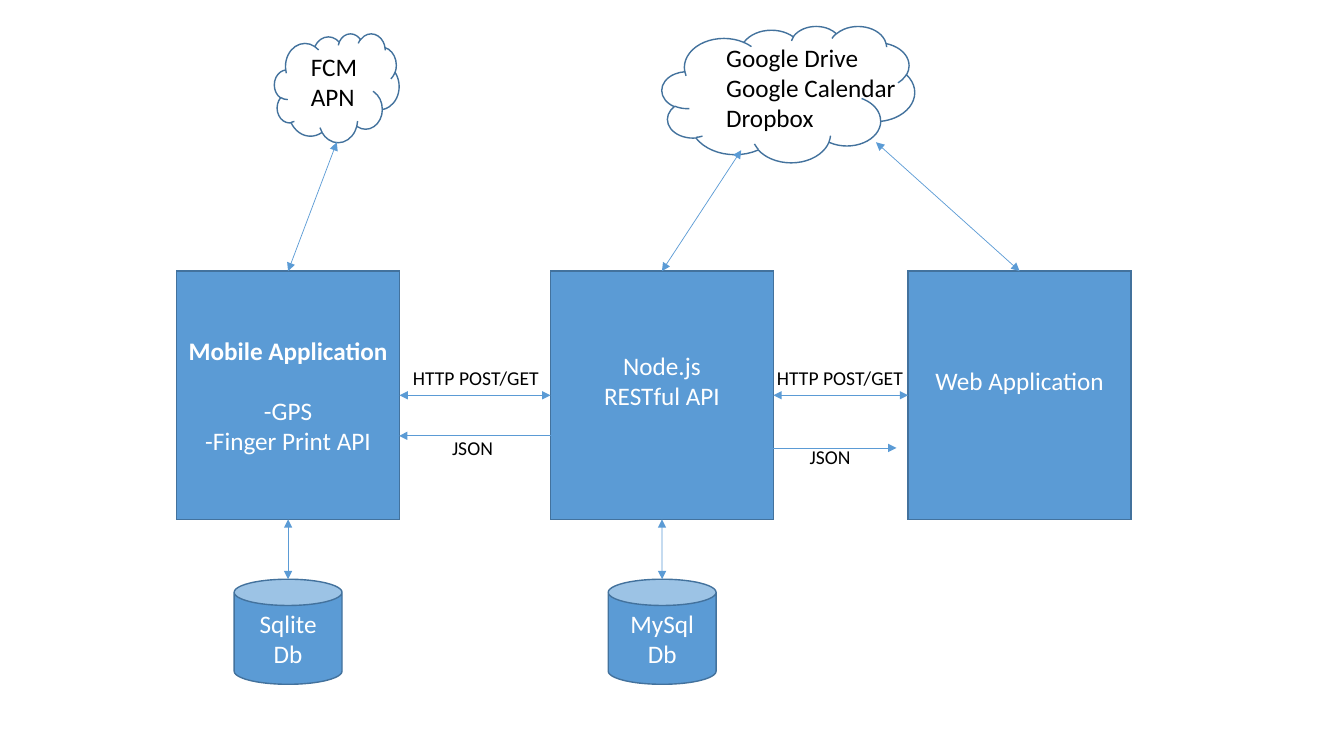
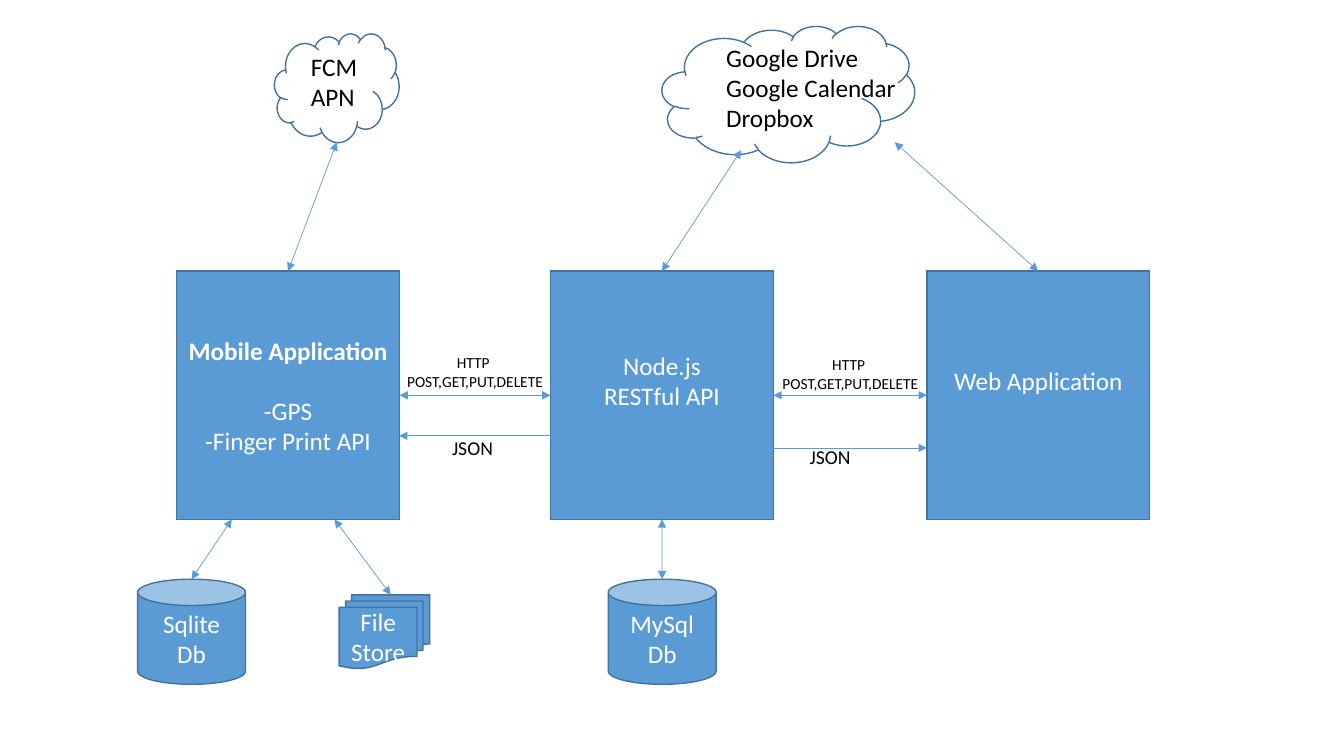
Before and after one commit to nicoboy11/ESN, a slide deck: slide 1 of Documents/System Diagram.pptx. Drawn at 1344x756 pixels with LibreOffice and Linux fonts; fonts in the diff are those of the drawing. Boxes give left, top, right and bottom in pixels: in the first picture for what was removed or moved away, otherwise in the second. Text is boxed around its words. In the diff, an @@ line names an element or a change of style, - is before the commit and + after.

```diff
--- a/Documents/System Diagram.pptx
+++ b/Documents/System Diagram.pptx
@@ double arrow moved from (1020, 271) - (876, 142) to (1038, 271) - (895, 142) @@
@@ rectangle "Web Application": place and size @@
-rectangle "Web Application" at box(908, 271, 1131, 519)
+rectangle "Web Application" at box(928, 271, 1150, 519)
@@ text at box(407, 358, 543, 392): text changed; size 14 to 11 pt @@
-HTTP POST/GET
+HTTP
+POST,GET,PUT,DELETE
@@ text at box(782, 360, 918, 391): text changed; size 14 to 11 pt @@
-HTTP POST/GET
+HTTP
+POST,GET,PUT,DELETE
@@ double arrow moved from (773, 395) - (908, 395) to (773, 395) - (928, 395) @@
@@ arrow moved from (773, 448) - (896, 448) to (773, 448) - (928, 448) @@
@@ double arrow moved from (288, 580) - (288, 519) to (192, 580) - (232, 519) @@
@@ double arrow added from (391, 595) to (335, 519), #5B9BD5 0.5 pt @@
@@ cylinder "Sqlite Db": place and size @@
-cylinder "Sqlite Db" at box(234, 580, 342, 685)
+cylinder "Sqlite Db" at box(138, 580, 246, 685)
@@ flow chart multidocument added at box(340, 595, 431, 668), fill #5B9BD5, outline #43739E 1 pt, 18 pt, text #FFFFFF @@
+File Store
```
Also in this commit, not shown: 1 slide added, 18 other files.
